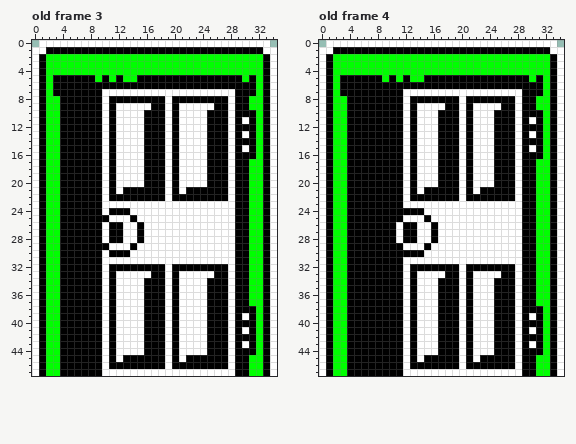
Edited in one commit: pixel-art file (public/image/aseprite/doors.aseprite). Above, as it was before the edit.
35x48 pixels, 9 frames. Shown: old frame 3, old frame 4. The commit also changed other frames, which this record leaves out.
Once edited:
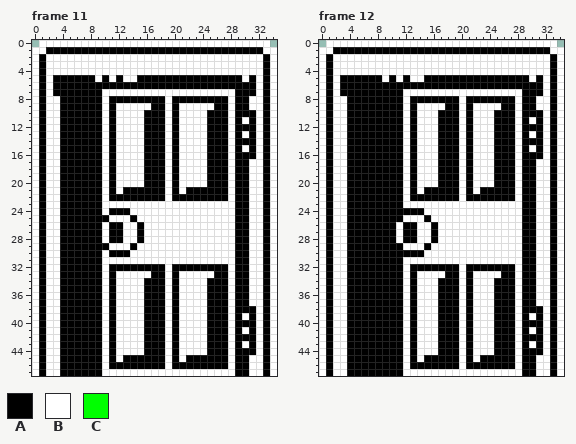
Palette (. is transparent): A #000000  B #ffffff  C #00ff00
A new or re-ordered frame is compared with the old frame closest to it.
Edits made:
frames 9 -> 17
Frame 11 is new; against old frame 3:
Colour C gives way to colour B in rows 2 to 4 at x 2 to 32; in row 5 at x 2, 9, 11, 13 to 14, 30 and 32; in rows 6 to 7 at x 2 and 32; in rows 8 to 9 at x 2 to 3 and 31 to 32; in rows 10 to 16 at x 2 to 3 and 32; in rows 17 to 37 at x 2 to 3 and 31 to 32.
Colour C gives way to colour B in rows 38 to 44 at x 2 to 3 and 32; in rows 45 to 47 at x 2 to 3 and 31 to 32.
Frame 12 is new; against old frame 4: the same change as frame 11
Changed places in both pictures, as pixel boxes (x1, y1, x2, y2):
changed: (46, 54, 263, 376)
changed: (333, 54, 550, 376)
